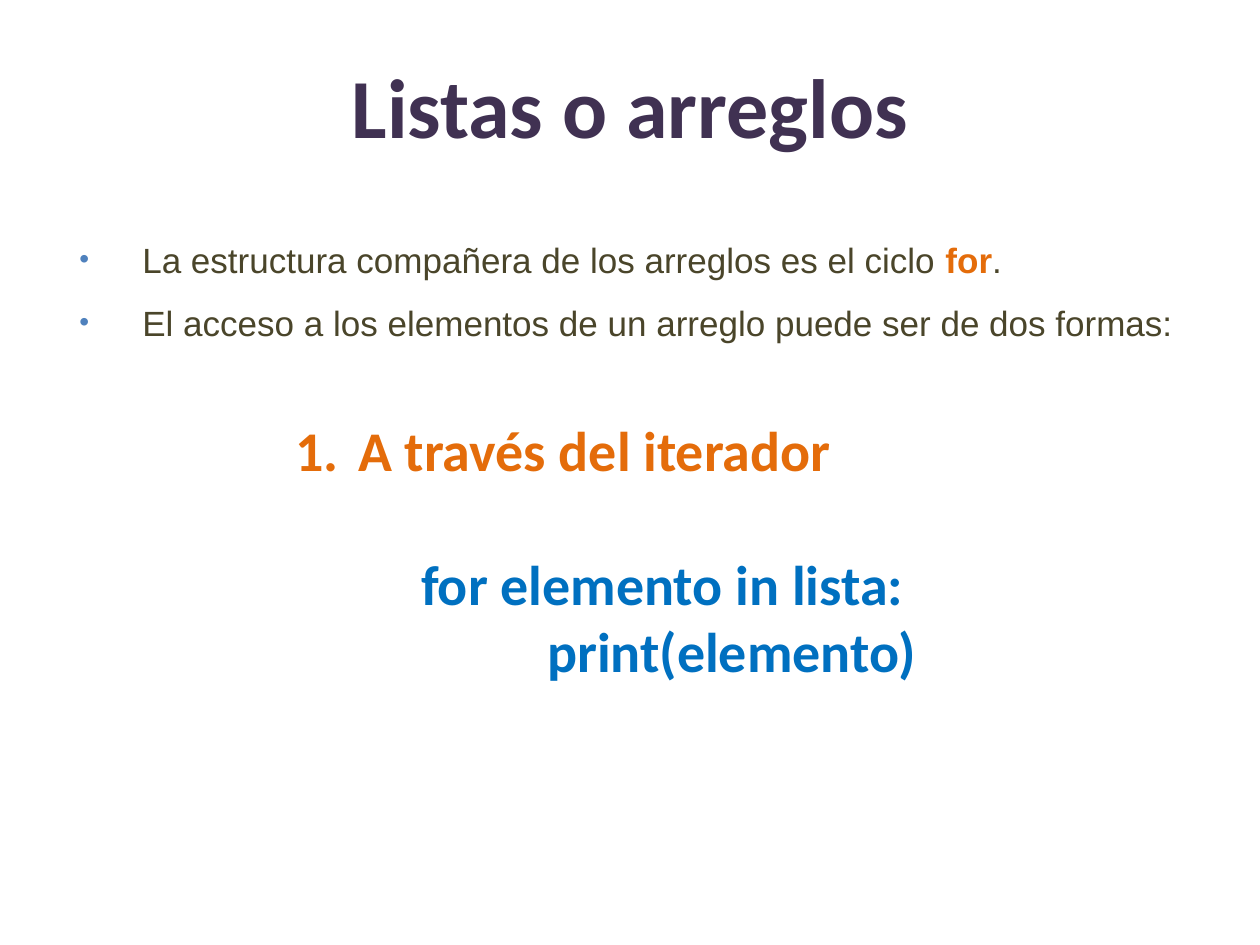
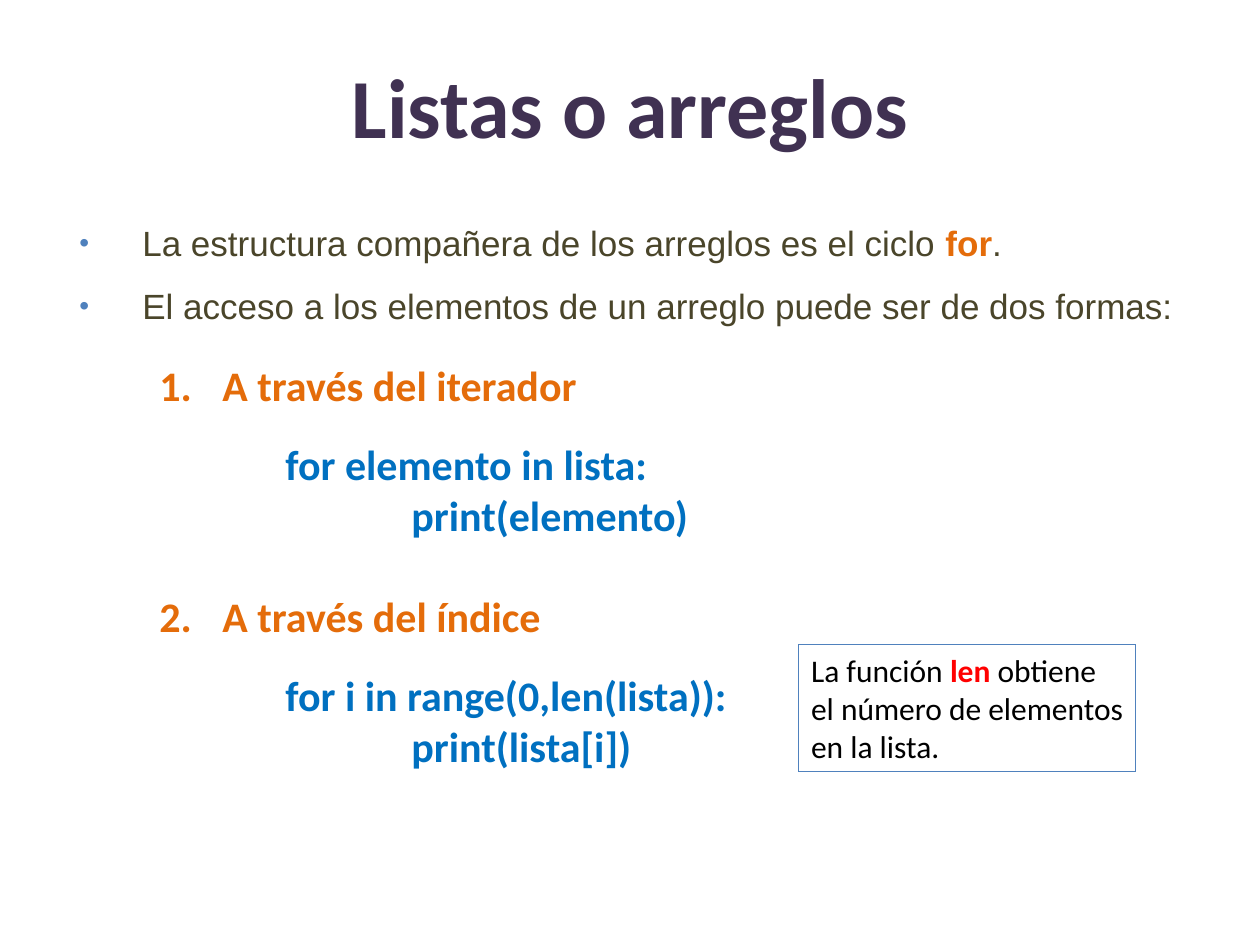
Before and after one commit to lizetheP/PensamientoC, a slide deck: slide 16 of calendario/documentos/7_Listas_Arreglos.pptx. Drawn at 1260x945 pixels with LibreOffice and Linux fonts; fonts in the diff are those of the drawing. Boxes give left, top, right and bottom in pixels: in the first picture for what was removed or moved away, otherwise in the second. Text is boxed around its words. In the diff, an @@ line names an element or a change of style, - is before the commit and + after.

```diff
--- a/calendario/documentos/7_Listas_Arreglos.pptx
+++ b/calendario/documentos/7_Listas_Arreglos.pptx
@@ text "La estructura compañera de los ...": place and size @@
-text "La estructura compañera de los ..." at bbox=[142, 247, 1172, 342]
+text "La estructura compañera de los ..." at bbox=[142, 230, 1172, 326]
@@ text "A través del iterador": place and size @@
-text "A través del iterador" at bbox=[358, 431, 916, 681]
+text "A través del iterador" at bbox=[222, 371, 726, 769]
@@ text at bbox=[222, 371, 688, 538]: size 32 to 24 pt in "A través del iterador", "for elemento in lista:", "print(elemento)" @@
@@ text at bbox=[222, 602, 726, 769]: paragraphs added @@
+2. A través del índice
+for i in range(0,len(lista)):
+print(lista[i])
@@ rectangle added at bbox=[799, 645, 1137, 772], outline #4F81BD 0.75 pt, 18 pt, text #000000 @@
+La función len obtiene el número de elementos en la lista.
```
Also in this commit, not shown: 1 other slide changed, 1 slide added, 6 other files.
